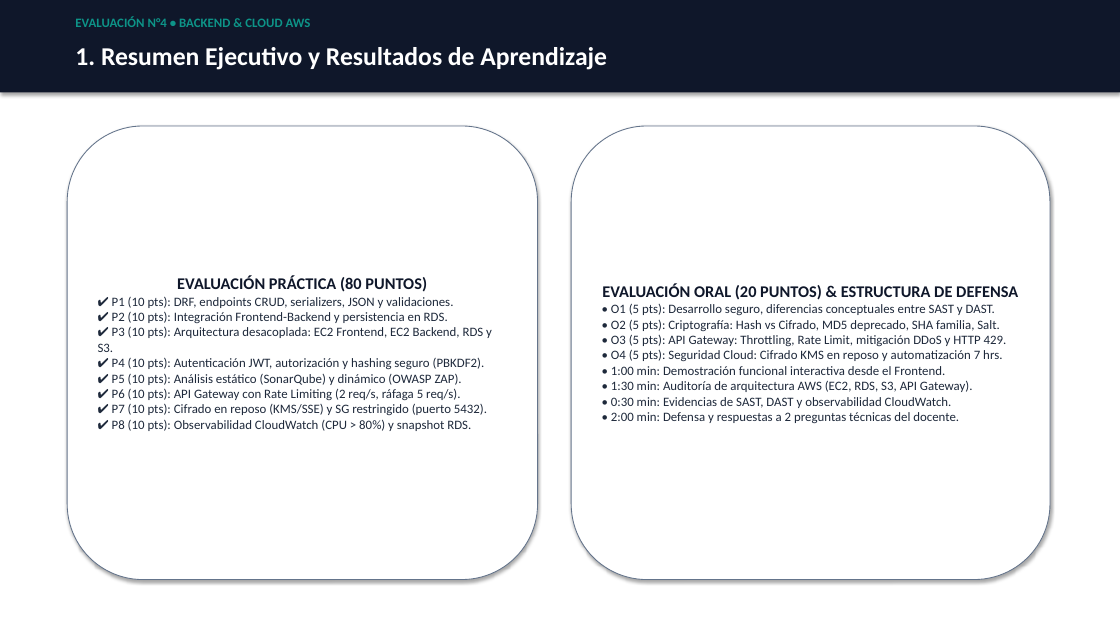
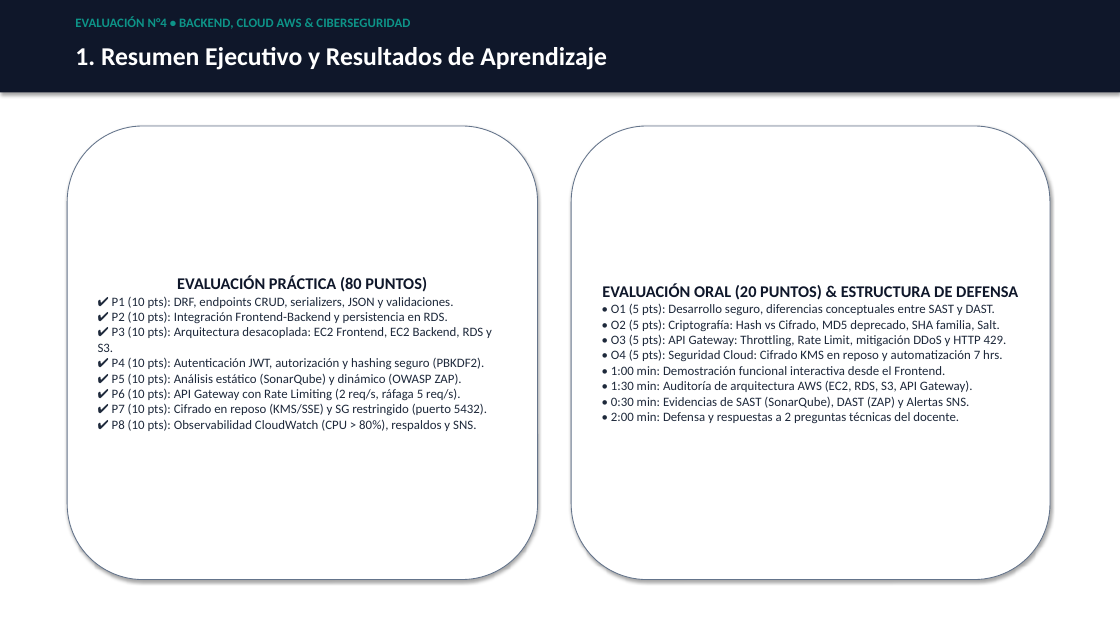
Before and after one commit to sebatmail/AWS-BACKEND-4, a slide deck: slide 2 of docs/PRESENTACION_EVALUACION_4_SEBASTIAN_TORRES.pptx. Drawn at 1120x630 pixels with LibreOffice and Linux fonts; fonts in the diff are those of the drawing. Boxes give left, top, right and bottom in pixels: in the first picture for what was removed or moved away, otherwise in the second. Text is boxed around its words. In the diff, an @@ line names an element or a change of style, - is before the commit and + after.

Commit message:
docs: add SAST and DAST security audit evidence, updated presentation and rubric reports

```diff
--- a/docs/PRESENTACION_EVALUACION_4_SEBASTIAN_TORRES.pptx
+++ b/docs/PRESENTACION_EVALUACION_4_SEBASTIAN_TORRES.pptx
@@ text at bbox=[75, 16, 410, 29]: text changed @@
-EVALUACIÓN N°4 • BACKEND & CLOUD AWS
+EVALUACIÓN N°4 • BACKEND, CLOUD AWS & CIBERSEGURIDAD
@@ text in rounded rectangle at bbox=[611, 397, 969, 408]: text changed @@
-• 0:30 min: Evidencias de SAST, DAST y observabilidad CloudWatch.
+• 0:30 min: Evidencias de SAST (SonarQube), DAST (ZAP) y Alertas SNS.
@@ text in rounded rectangle at bbox=[112, 420, 476, 431]: text changed @@
-✔ P8 (10 pts): Observabilidad CloudWatch (CPU > 80%) y snapshot RDS.
+✔ P8 (10 pts): Observabilidad CloudWatch (CPU > 80%), respaldos y SNS.
```
Also in this commit, not shown: 9 other slides changed, 3 slides added, 9 other files.
